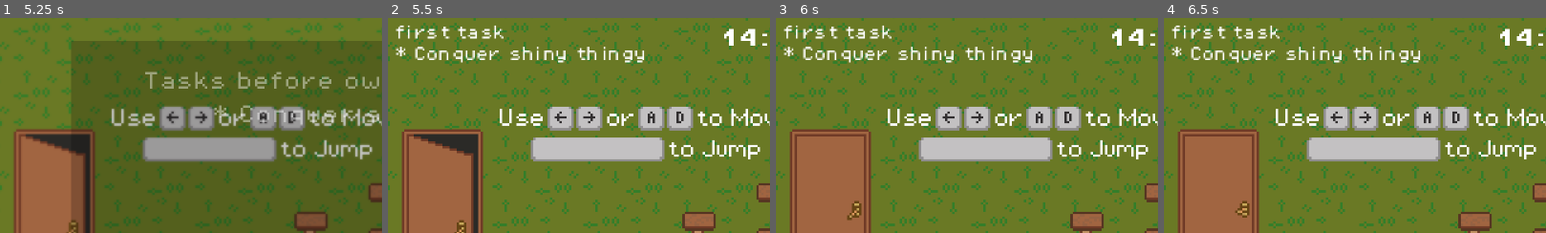
Above: before the commit, frames 1-4 (left to right).
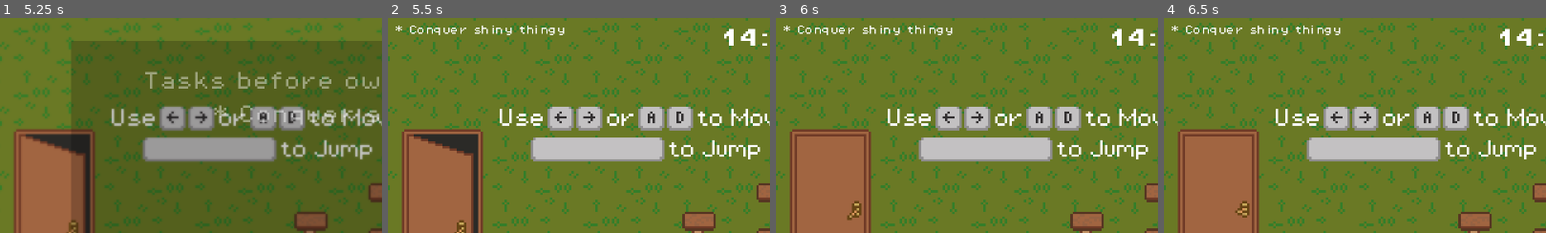
Above: after the commit, the same moments.

Repository: Treno1/NaughtyCat
Game: Godot game, scene res://scenes/ui/main_menu.tscn
Two runs of this game, one before a commit and one after it. Both use one fixed random seed, a clock stepped at 60 frames per second and the inputs below.
Inputs:
- Up to frame 1 (5.25 s): click "Start Game" at 0.5 s; tap Enter (enter) at 1.25, 1.35, 2.85, 4.35 s; hold D (move_right) 1.28-2.78 s; tap Space (jump) at 1.52, 2.27, 3.77, 4.52 s; tap E (interact) at 2.1, 3.6, 5.1 s; hold A (move_left) 2.78-3.53 s; hold D (move_right) 3.53-5.03 s; hold A (move_left) from 5.03 s (still down)
- Up to frame 2 (5.5 s): keep holding A (move_left); tap Space (jump) at 5.27 s
- Up to frame 3 (6 s): release A (move_left) at 5.78 s; hold D (move_right) from 5.78 s (still down); tap Enter (enter) at 5.85 s
- Up to frame 4 (6.5 s): keep holding D (move_right)
The pictures show only the part of the screen within x 0-50%, y 6-56%; the shares and areas given below are measured in that part.

Frame 1 is identical in both runs. In frame 2, 2.4% of the frame differs, in the area x 2-67%, y 3-21%; in frame 3, 2.4%; in frame 4, 2.4%.

Commit message:
rescale base finished

Diff:
--- a/scenes/levels/lvl1.tscn
+++ b/scenes/levels/lvl1.tscn
@@ -1,6 +1,6 @@
 [gd_scene load_steps=31 format=3 uid="uid://bviva2wc21p3g"]
 
-[ext_resource type="PackedScene" uid="uid://rn0vmqxk6m2u" path="res://scenes/ui/ingame_ui.tscn" id="1_n0djd"]
+[ext_resource type="PackedScene" path="res://scenes/ui/ingame_ui_v2.tscn" id="1_l7kj2"]
 [ext_resource type="PackedScene" uid="uid://bwfqattgqn8x2" path="res://scenes/ui/level_menus.tscn" id="2_pwb5c"]
 [ext_resource type="PackedScene" uid="uid://b85qx5wl01ecj" path="res://scenes/ui/touch_controls.tscn" id="6_biuy1"]
 [ext_resource type="Script" uid="uid://xyjkgwsvi77o" path="res://scripts/level_data.gd" id="7_vac3b"]
@@ -83,7 +83,7 @@
 
 [node name="Lvl0" type="Node2D"]
 
-[node name="IngameUI" parent="." instance=ExtResource("1_n0djd")]
+[node name="IngameUI" parent="." instance=ExtResource("1_l7kj2")]
 
 [node name="Menus" parent="." instance=ExtResource("2_pwb5c")]
 
@@ -110,7 +110,6 @@
 
 [node name="Camera2D" type="Camera2D" parent="Player"]
 position = Vector2(-1, -36)
-zoom = Vector2(8, 8)
 process_callback = 0
 limit_left = -144
 limit_top = -47
--- a/scenes/levels/lvl2.tscn
+++ b/scenes/levels/lvl2.tscn
@@ -1,6 +1,6 @@
 [gd_scene load_steps=32 format=3 uid="uid://coagts8qj0sv2"]
 
-[ext_resource type="PackedScene" uid="uid://rn0vmqxk6m2u" path="res://scenes/ui/ingame_ui.tscn" id="1_x6l53"]
+[ext_resource type="PackedScene" path="res://scenes/ui/ingame_ui_v2.tscn" id="1_n3axc"]
 [ext_resource type="PackedScene" uid="uid://bwfqattgqn8x2" path="res://scenes/ui/level_menus.tscn" id="2_cdt8n"]
 [ext_resource type="PackedScene" uid="uid://b85qx5wl01ecj" path="res://scenes/ui/touch_controls.tscn" id="6_yo5f8"]
 [ext_resource type="Script" uid="uid://xyjkgwsvi77o" path="res://scripts/level_data.gd" id="7_t3681"]
@@ -84,7 +84,7 @@
 
 [node name="Lvl2" type="Node2D"]
 
-[node name="IngameUI" parent="." instance=ExtResource("1_x6l53")]
+[node name="IngameUI" parent="." instance=ExtResource("1_n3axc")]
 
 [node name="Menus" parent="." instance=ExtResource("2_cdt8n")]
 
@@ -117,7 +117,6 @@
 
 [node name="Camera2D" type="Camera2D" parent="Player"]
 position = Vector2(-1, -36)
-zoom = Vector2(8, 8)
 process_callback = 0
 limit_left = -144
 limit_top = -47
--- a/scenes/levels/lvl3.tscn
+++ b/scenes/levels/lvl3.tscn
@@ -1,6 +1,6 @@
 [gd_scene load_steps=33 format=3 uid="uid://unbsprimpsg"]
 
-[ext_resource type="PackedScene" uid="uid://rn0vmqxk6m2u" path="res://scenes/ui/ingame_ui.tscn" id="1_mdwly"]
+[ext_resource type="PackedScene" path="res://scenes/ui/ingame_ui_v2.tscn" id="1_a1f2n"]
 [ext_resource type="PackedScene" uid="uid://bwfqattgqn8x2" path="res://scenes/ui/level_menus.tscn" id="2_425j1"]
 [ext_resource type="PackedScene" uid="uid://b85qx5wl01ecj" path="res://scenes/ui/touch_controls.tscn" id="6_7rglm"]
 [ext_resource type="Script" uid="uid://xyjkgwsvi77o" path="res://scripts/level_data.gd" id="7_t53f5"]
@@ -85,7 +85,7 @@
 
 [node name="Lvl2" type="Node2D"]
 
-[node name="IngameUI" parent="." instance=ExtResource("1_mdwly")]
+[node name="IngameUI" parent="." instance=ExtResource("1_a1f2n")]
 
 [node name="Menus" parent="." instance=ExtResource("2_425j1")]
 
@@ -118,7 +118,6 @@
 
 [node name="Camera2D" type="Camera2D" parent="Player"]
 position = Vector2(-1, -36)
-zoom = Vector2(8, 8)
 process_callback = 0
 limit_left = -144
 limit_top = -47
--- a/scenes/levels/lvl4.tscn
+++ b/scenes/levels/lvl4.tscn
@@ -1,6 +1,6 @@
 [gd_scene load_steps=34 format=3 uid="uid://o22yo5i23b0s"]
 
-[ext_resource type="PackedScene" uid="uid://rn0vmqxk6m2u" path="res://scenes/ui/ingame_ui.tscn" id="1_bb6jb"]
+[ext_resource type="PackedScene" path="res://scenes/ui/ingame_ui_v2.tscn" id="1_u54p2"]
 [ext_resource type="PackedScene" uid="uid://bwfqattgqn8x2" path="res://scenes/ui/level_menus.tscn" id="2_hsiv0"]
 [ext_resource type="PackedScene" uid="uid://b85qx5wl01ecj" path="res://scenes/ui/touch_controls.tscn" id="6_2hqfe"]
 [ext_resource type="Script" uid="uid://xyjkgwsvi77o" path="res://scripts/level_data.gd" id="7_2xnnn"]
@@ -86,7 +86,7 @@
 
 [node name="Lvl2" type="Node2D"]
 
-[node name="IngameUI" parent="." instance=ExtResource("1_bb6jb")]
+[node name="IngameUI" parent="." instance=ExtResource("1_u54p2")]
 
 [node name="Menus" parent="." instance=ExtResource("2_hsiv0")]
 
@@ -118,7 +118,6 @@
 
 [node name="Camera2D" type="Camera2D" parent="Player"]
 position = Vector2(-1, -36)
-zoom = Vector2(8, 8)
 process_callback = 0
 limit_left = -144
 limit_top = -47
--- a/scenes/levels/lvl5.tscn
+++ b/scenes/levels/lvl5.tscn
@@ -1,6 +1,6 @@
 [gd_scene load_steps=36 format=3 uid="uid://c0xa4wpgbtyqg"]
 
-[ext_resource type="PackedScene" uid="uid://rn0vmqxk6m2u" path="res://scenes/ui/ingame_ui.tscn" id="1_bu4i6"]
+[ext_resource type="PackedScene" path="res://scenes/ui/ingame_ui_v2.tscn" id="1_igwag"]
 [ext_resource type="PackedScene" uid="uid://bwfqattgqn8x2" path="res://scenes/ui/level_menus.tscn" id="2_b0xkc"]
 [ext_resource type="PackedScene" uid="uid://b85qx5wl01ecj" path="res://scenes/ui/touch_controls.tscn" id="6_ydtxw"]
 [ext_resource type="Script" uid="uid://xyjkgwsvi77o" path="res://scripts/level_data.gd" id="7_806qk"]
@@ -90,7 +90,7 @@
 
 [node name="Lvl5" type="Node2D"]
 
-[node name="IngameUI" parent="." instance=ExtResource("1_bu4i6")]
+[node name="IngameUI" parent="." instance=ExtResource("1_igwag")]
 
 [node name="Menus" parent="." instance=ExtResource("2_b0xkc")]
 
@@ -137,7 +137,6 @@
 
 [node name="Camera2D" type="Camera2D" parent="Player"]
 position = Vector2(-1, -36)
-zoom = Vector2(8, 8)
 process_callback = 0
 limit_left = -144
 limit_top = -47
--- a/scenes/ui/ingame_ui_v2.tscn
+++ b/scenes/ui/ingame_ui_v2.tscn
@@ -50,12 +50,6 @@
 size_flags_vertical = 0
 text = "Active tasks:"
 
-[node name="Label2" type="Label" parent="Control/MarginContainer3/TasksGridContainer"]
-layout_mode = 2
-size_flags_horizontal = 0
-size_flags_vertical = 0
-text = "first task"
-
 [node name="TimerGridContainer" type="GridContainer" parent="Control/MarginContainer3"]
 layout_mode = 2
 size_flags_horizontal = 4
@@ -68,6 +62,7 @@
 text = "Owners return in"
 
 [node name="CountdownLabel" type="Label" parent="Control/MarginContainer3/TimerGridContainer"]
+process_mode = 1
 layout_mode = 2
 size_flags_horizontal = 4
 size_flags_vertical = 0
--- a/scenes/ui/task_control.tscn
+++ b/scenes/ui/task_control.tscn
@@ -11,7 +11,7 @@
 
 [sub_resource type="LabelSettings" id="LabelSettings_cm6yq"]
 font = ExtResource("2_f1783")
-font_size = 6
+font_size = 4
 
 [sub_resource type="Animation" id="Animation_r7y21"]
 length = 0.001
@@ -50,26 +50,19 @@
 &"complete": SubResource("Animation_yrj12")
 }
 
-[node name="TaskControl" type="Control"]
-layout_mode = 3
-anchors_preset = 0
+[node name="TaskControl" type="MarginContainer"]
+offset_right = 64.0
+offset_bottom = 5.0
 script = ExtResource("1_iaj03")
 
 [node name="TaskProgressBar" type="ProgressBar" parent="."]
-layout_mode = 0
-offset_left = 2.0
-offset_top = 3.0
-offset_right = 502.0
-offset_bottom = 8.0
-scale = Vector2(0.25, 0.25)
+layout_mode = 2
 theme_override_styles/background = SubResource("StyleBoxEmpty_f6424")
 theme_override_styles/fill = SubResource("StyleBoxLine_uyn70")
 show_percentage = false
 
 [node name="TaskLabel" type="Label" parent="."]
-layout_mode = 0
-offset_right = 91.0
-offset_bottom = 7.0
+layout_mode = 2
 text = " * Scratch the couch"
 label_settings = SubResource("LabelSettings_cm6yq")
 
--- a/scenes/ui/touch_controls.tscn
+++ b/scenes/ui/touch_controls.tscn
@@ -14,34 +14,40 @@
 [ext_resource type="Texture2D" uid="uid://ckyxmifbhqlbo" path="res://assets/sprites/buttons/Room - Button Fullscreen - 1.png" id="12_tve8x"]
 
 [node name="TouchControls" type="CanvasLayer"]
+process_mode = 3
 script = ExtResource("1_4wk4v")
 
 [node name="Left" type="TouchScreenButton" parent="."]
-position = Vector2(28, 899)
+position = Vector2(8, 153)
+scale = Vector2(0.125, 0.125)
 texture_normal = ExtResource("1_n26gd")
 texture_pressed = ExtResource("2_6e4pk")
 action = "move_left"
 
 [node name="Down" type="TouchScreenButton" parent="."]
-position = Vector2(245, 899)
+position = Vector2(38, 153)
+scale = Vector2(0.125, 0.125)
 texture_normal = ExtResource("5_tve8x")
 texture_pressed = ExtResource("6_j3oes")
 action = "move_down"
 
 [node name="Right" type="TouchScreenButton" parent="."]
-position = Vector2(461, 899)
+position = Vector2(68, 153)
+scale = Vector2(0.125, 0.125)
 texture_normal = ExtResource("3_j2vku")
 texture_pressed = ExtResource("4_4wk4v")
 action = "move_right"
 
 [node name="Jump" type="TouchScreenButton" parent="."]
-position = Vector2(999, 899)
+position = Vector2(201, 153)
+scale = Vector2(0.125, 0.125)
 texture_normal = ExtResource("7_pvbyl")
 texture_pressed = ExtResource("8_4wpbc")
 action = "jump"
 
 [node name="Interact" type="TouchScreenButton" parent="."]
-position = Vector2(1720, 715)
+position = Vector2(291, 125)
+scale = Vector2(0.125, 0.125)
 texture_normal = ExtResource("9_s570s")
 texture_pressed = ExtResource("10_7qoim")
 action = "interact"
--- a/scripts/game_manager.gd
+++ b/scripts/game_manager.gd
@@ -89,7 +89,7 @@
 
 	if _lvl_id == _max_lvl:
 		_lvl_finish_ui.win_text = "End of the game, thanks for playing!"
-		_lvl_finish_ui.win_button_text = "\nGo to first level\n\n"
+		_lvl_finish_ui.win_button_text = "Go to first level"
 
 func _setup_task_trackers():
 	_task_trackers = []
Not shown: 1 places in scenes/levels/lvl0.tscn that only renumber resources
Not shown: 1 places in scenes/ui/ingame_ui.tscn that only renumber resources
Not shown: 1 places in scenes/ui/ingame_ui_v2.tscn that only renumber resources
